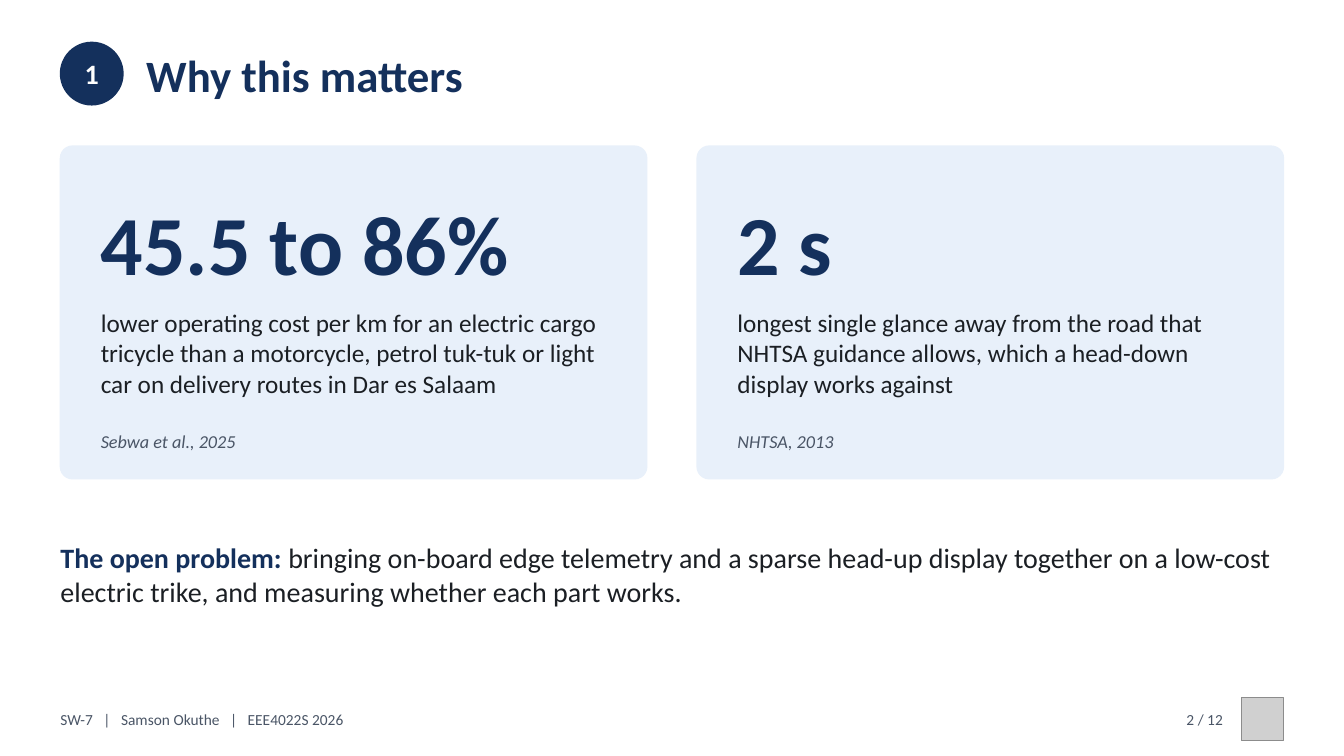
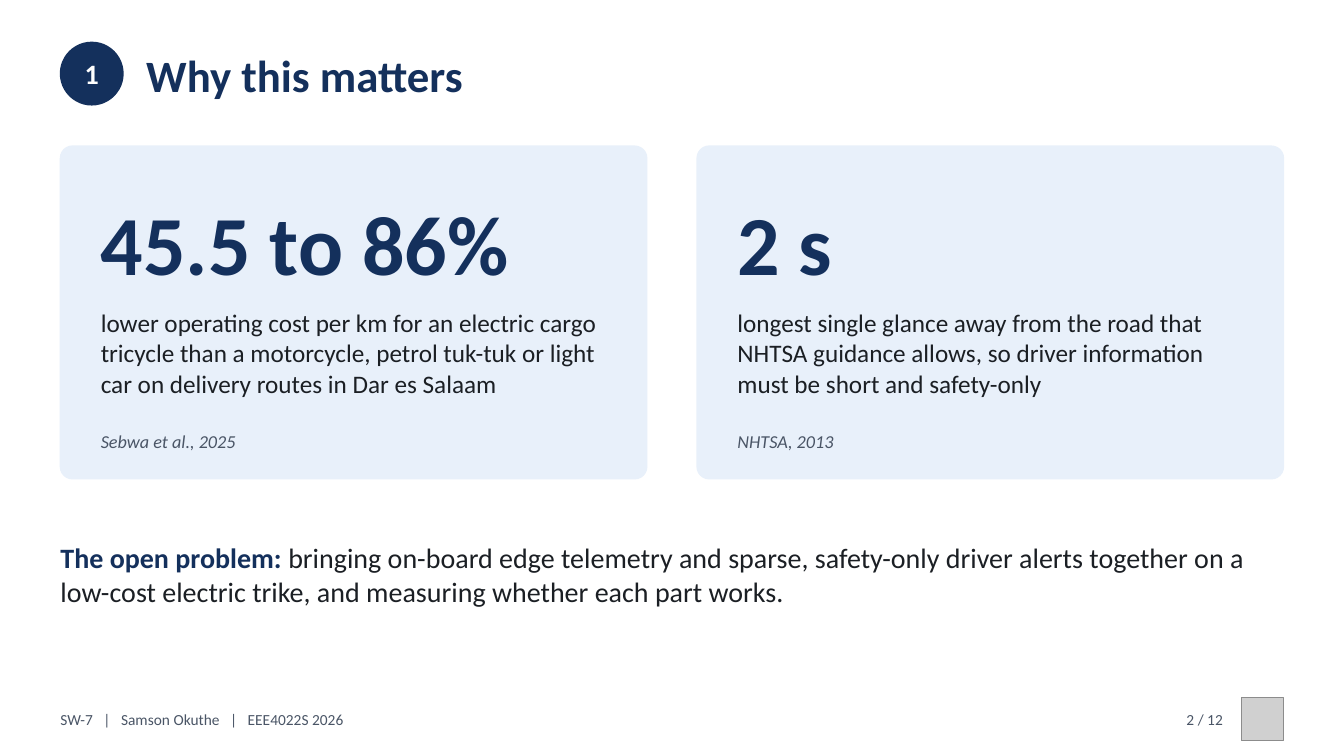
Before and after one commit to 0geder/Tukzie-HPEC-HUD, a slide deck: slide 2 of Presentation/SW7_Final_Presentation.pptx. Drawn at 1344x756 pixels with LibreOffice and Linux fonts; fonts in the diff are those of the drawing; grey boxes stand for pictures. Boxes give left, top, right and bottom in pixels: in the first picture for what was removed or moved away, otherwise in the second. Text is boxed around its words. In the diff, an @@ line names an element or a change of style, - is before the commit and + after.

```diff
--- a/Presentation/SW7_Final_Presentation.pptx
+++ b/Presentation/SW7_Final_Presentation.pptx
@@ text at (737, 314, 1204, 397): text changed @@
-longest single glance away from the road that NHTSA guidance allows, which a head-down display works against
+longest single glance away from the road that NHTSA guidance allows, so driver information must be short and safety-only
@@ text at (60, 548, 1243, 607): text changed @@
-The open problem: bringing on-board edge telemetry and a sparse head-up display together on a low-cost electric trike, and measuring whether each part works.
+The open problem: bringing on-board edge telemetry and sparse, safety-only driver alerts together on a low-cost electric trike, and measuring whether each part works.
```
Also in this commit, not shown: 5 other slides changed, 3 slides added, 3 slides removed, 10 other files.
